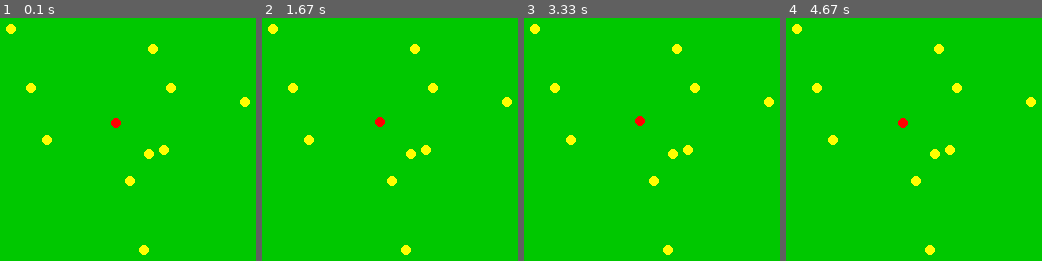
Above: before the commit, frames 1-4 (left to right).
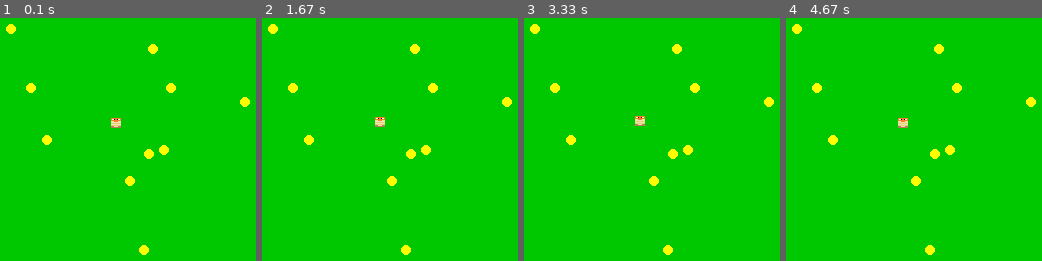
Above: after the commit, the same moments.

Repository: b5050d/reinforcement
Game: pygame game, started from learning_pygame/game.py
Two runs of this game, one before a commit and one after it. Both use one fixed random seed, a clock stepped at 60 frames per second and the inputs below.
Inputs:
- Up to frame 1 (0.1 s): no input
- Up to frame 2 (1.67 s): hold D 0.33-0.8 s; hold W 0.83-1.13 s; hold D 1.17-1.63 s
- Up to frame 3 (3.33 s): hold A 1.67-2.2 s; hold S 2.23-2.53 s; hold A 2.57-2.97 s; hold W from 3 s (still down)
- Up to frame 4 (4.67 s): release W at 3.37 s; hold D 3.4-4.03 s; hold S 4.07-4.43 s; hold A from 4.47 s (still down)

The runs differ from the first frame. In frame 1, 0.2% of the frame differs, in the area x 43-48%, y 41-46%; in frame 2, 0.2%; in frame 3, 0.2%; in frame 4, 0.2%.

Commit message:
Added sprite and timing

Diff:
--- a/learning_pygame/scratch.py
+++ b/learning_pygame/game.py
@@ -1,7 +1,17 @@
+"""
+Written by b5050d
+7.1.2025
+
+Basic Pygame
+
+"""
+
 import pygame
 import sys
 import numpy as np
+import time
 
+sprite_path = r"C:\Users\b5050d\Workspace\reinforcement\learning_pygame\sprite.png"
 
 
 def find_euclidean_distance(point_a, point_b):
@@ -35,8 +45,14 @@
 screen = pygame.display.set_mode((WIDTH, HEIGHT))
 pygame.display.set_caption("Arena")
 
+# Load sprite
+player_image = pygame.image.load(sprite_path).convert_alpha()
+player_rect = player_image.get_rect(center=(WIDTH // 2, HEIGHT // 2))
+
+
 # Game loop
 cooldown = 0
+start_time = time.time()
 while True:
     for event in pygame.event.get():
         if event.type == pygame.QUIT:
@@ -59,11 +75,15 @@
             print(PLAYER_POS)
             cooldown+=600
 
+
+
     # Fill background
     screen.fill(GREEN)
 
     # Draw player
-    pygame.draw.circle(screen, RED, PLAYER_POS, PLAYER_RADIUS)
+    # pygame.draw.circle(screen, RED, PLAYER_POS, PLAYER_RADIUS)
+    player_rect.center = (int(PLAYER_POS[0]), int(PLAYER_POS[1]))
+    screen.blit(player_image, player_rect)
 
     # # Place some food there
     to_del = []
@@ -78,9 +98,18 @@
     for f in foods:
         pygame.draw.circle(screen, YELLOW, f, 5)
 
+    if len(foods) == 0:
+        print("You Win!")
+        break
 
     # Update display
     pygame.display.flip()
 
     if cooldown>0:
         cooldown=cooldown-1
+
+end_time = time.time()
+elapsed = round(end_time - start_time,3)
+
+print(f"The time taken for you was: {elapsed}")
+print("Game Over!")
Binary file added: learning_pygame/sprite.png
